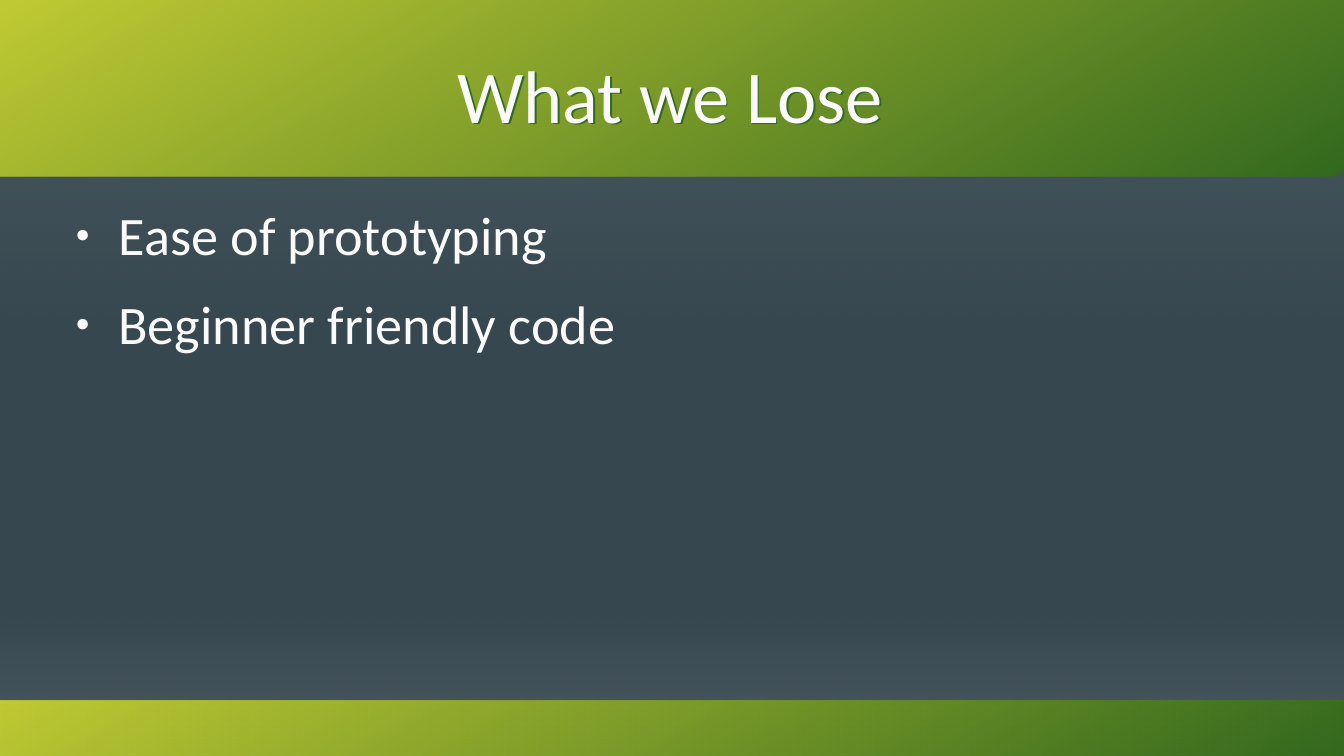
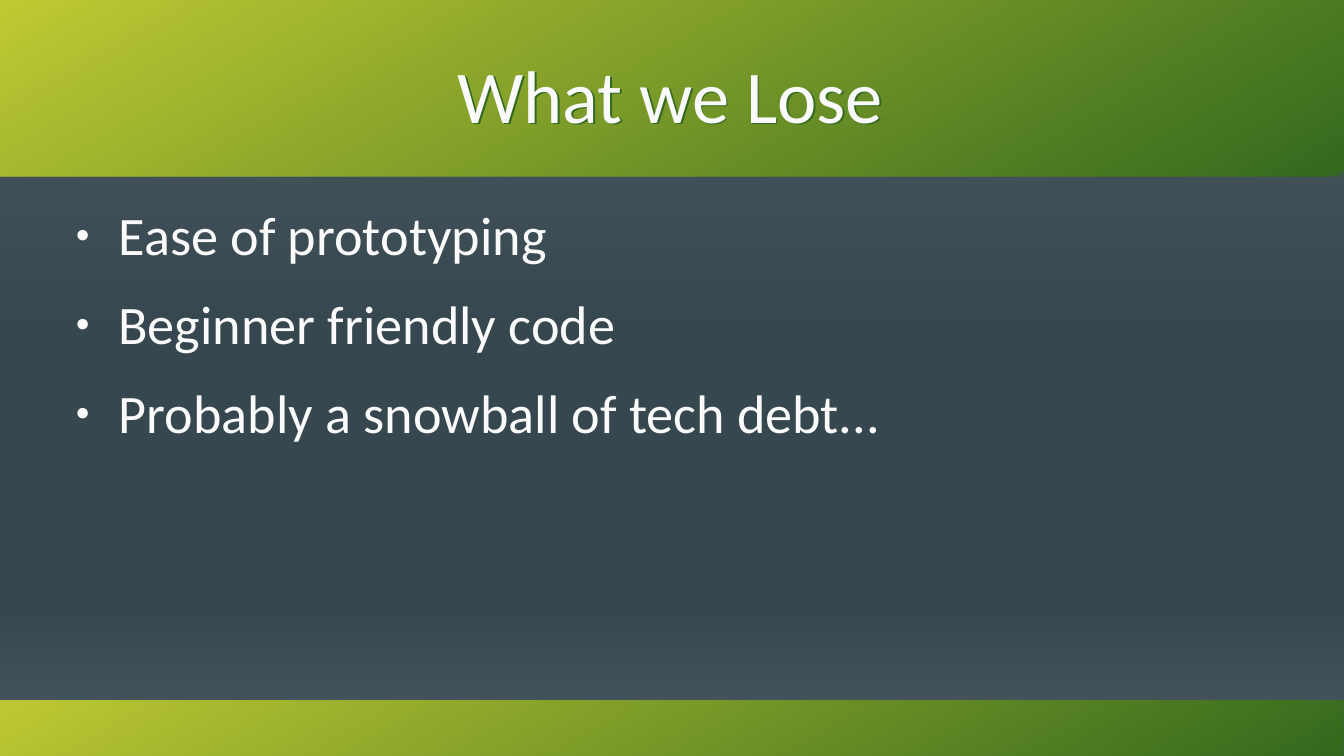
Before and after one commit to KenzieMac130/CitrusToolbox, a slide deck: slide 53 of docs/MovingToGpuDrivenRendering.odp (slide 26 before the commit). Drawn at 1344x756 pixels with LibreOffice and Linux fonts; fonts in the diff are those of the drawing. Boxes give left, top, right and bottom in pixels: in the first picture for what was removed or moved away, otherwise in the second. Text is boxed around its words. In the diff, an @@ line names an element or a change of style, - is before the commit and + after.

```diff
--- a/docs/MovingToGpuDrivenRendering.odp
+++ b/docs/MovingToGpuDrivenRendering.odp
@@ text at (119, 395, 880, 442): paragraph added @@
+● Probably a snowball of tech debt...
```
Also in this commit, not shown: 11 other slides changed, 32 slides added, 5 slides removed.
